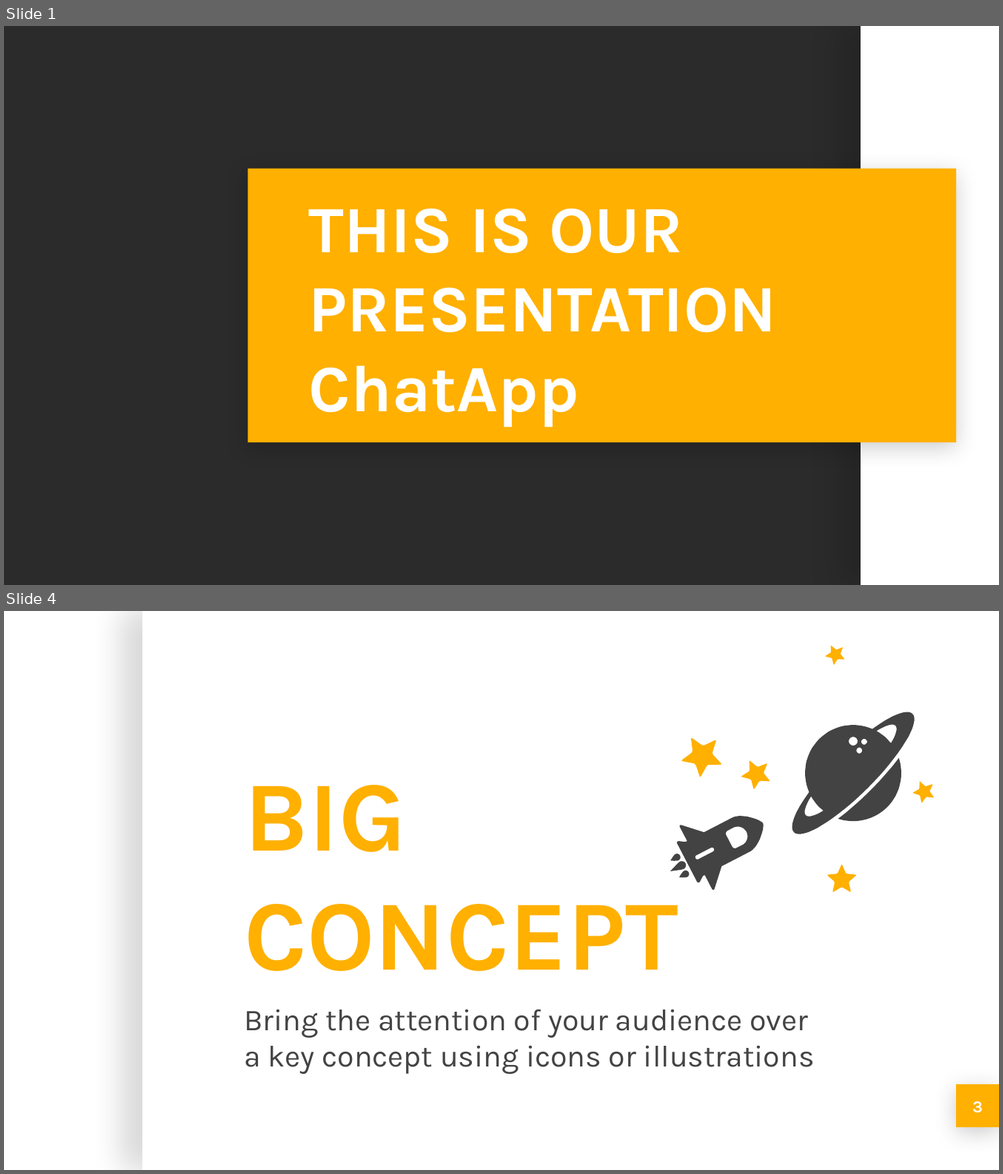
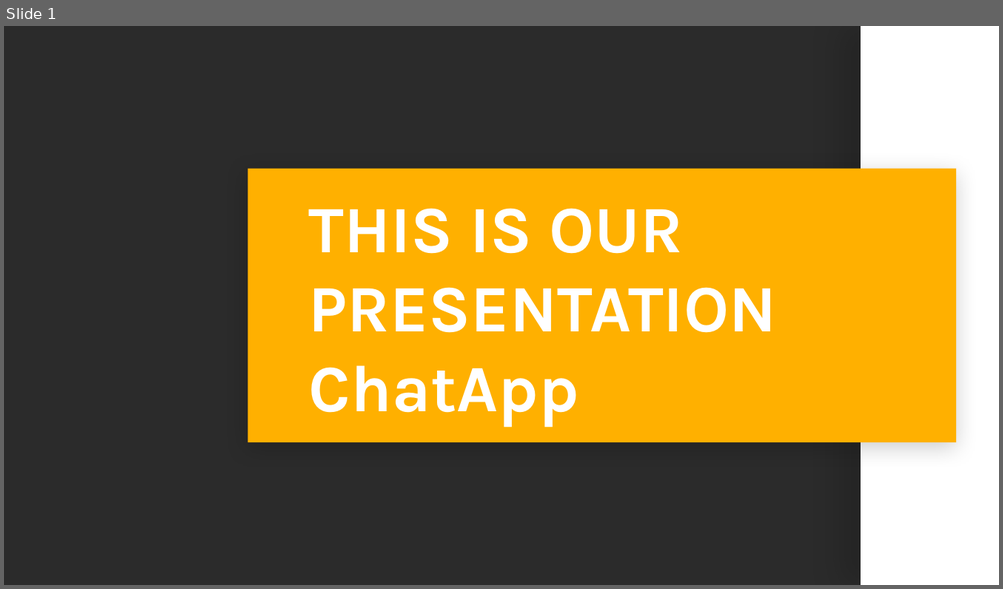
Before and after one commit to iphearum/G1ChatApp, a slide deck: ChatApp.pptx. Shown one above the other, each under a label of ours: slides 1 and 4 before the commit, slide 1 after it; the slides between them are not shown. The pictures are 1003x1174 and 1003x589 pixels, drawn with LibreOffice and Linux fonts; fonts in the diff are those of the drawing; background and template pictures are left out; a plain dark background stands for a picture behind light text. Boxes give left, top, right and bottom in pixels: in the first picture for what was removed or moved away, otherwise in the second. Text is boxed around its words. In the diff, an @@ line names an element or a change of style, - is before the commit and + after.

```diff
--- a/ChatApp.pptx
+++ b/ChatApp.pptx
@@ slide 4 removed at [4, 611, 999, 1170], background picture (left out) @@
@@ rectangle removed at [142, 611, 999, 1170] @@
@@ freeform shape removed at [822, 641, 848, 666] @@
@@ freeform shape removed at [791, 712, 914, 834] @@
@@ freeform shape removed at [676, 727, 731, 781] @@
@@ freeform shape removed at [737, 754, 774, 791] @@
@@ freeform shape removed at [837, 758, 901, 822] @@
@@ title removed at [244, 785, 677, 971] @@
-BIG CONCEPT
@@ freeform shape removed at [910, 777, 939, 806] @@
@@ group removed at [664, 797, 765, 899]: 4 freeform shapes @@
@@ freeform shape removed at [828, 865, 856, 891] @@
@@ subtitle removed at [244, 1009, 814, 1074] @@
-Bring the attention of your audience over a key concept using icons or illustrations
@@ rectangle removed at [956, 1085, 999, 1128] @@
@@ text removed at [972, 1102, 982, 1113] @@
-3
```
Also in this commit, not shown: 4 slides changed, 5 slides added, 7 other slides removed, 31 other files.
